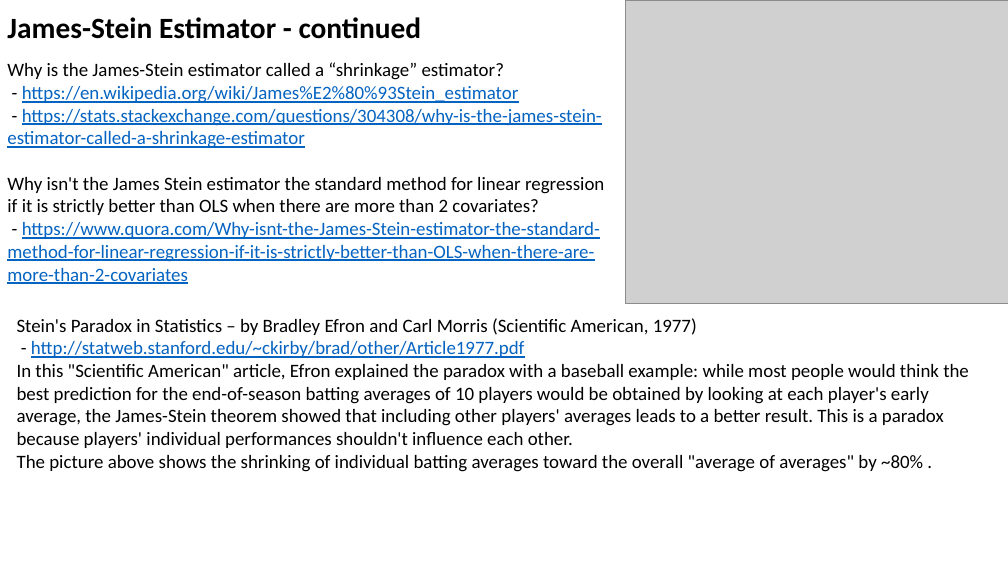
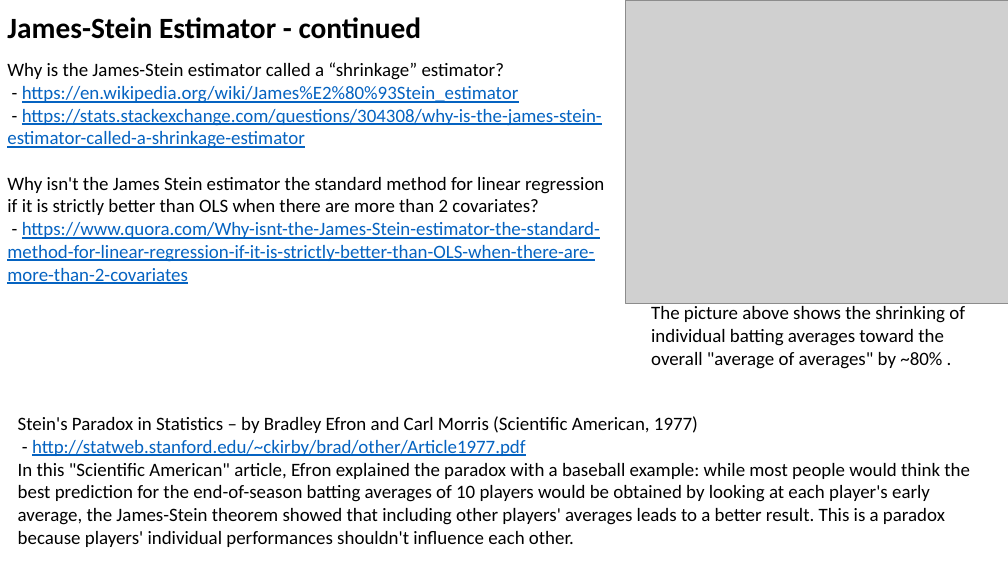
Before and after one commit to lselector/ml_ai_doc, a slide deck: slide 4 of Stein_Estimator.pptx (slide 2 before the commit). Drawn at 1008x567 pixels with LibreOffice and Linux fonts; fonts in the diff are those of the drawing; grey boxes stand for pictures. Boxes give left, top, right and bottom in pixels: in the first picture for what was removed or moved away, otherwise in the second. Text is boxed around its words. In the diff, an @@ line names an element or a change of style, - is before the commit and + after.

Commit message:
Updated Stein_Estimator

```diff
--- a/Stein_Estimator.pptx
+++ b/Stein_Estimator.pptx
@@ text added at [651, 306, 965, 369], 18 pt, text #000000 @@
+The picture above shows the shrinking of individual batting averages toward the overall "average of averages" by ~80% .
@@ text "Stein's Paradox in Statistics – ...": place and size @@
-text "Stein's Paradox in Statistics – ..." at [17, 318, 969, 472]
+text "Stein's Paradox in Statistics – ..." at [18, 416, 970, 547]
@@ text at [17, 455, 923, 472]: paragraph removed @@
-The picture above shows the shrinking of individual batting averages toward the overall "average of averages" by ~80% .
```
Also in this commit, not shown: 3 other slides changed, 1 other file.
